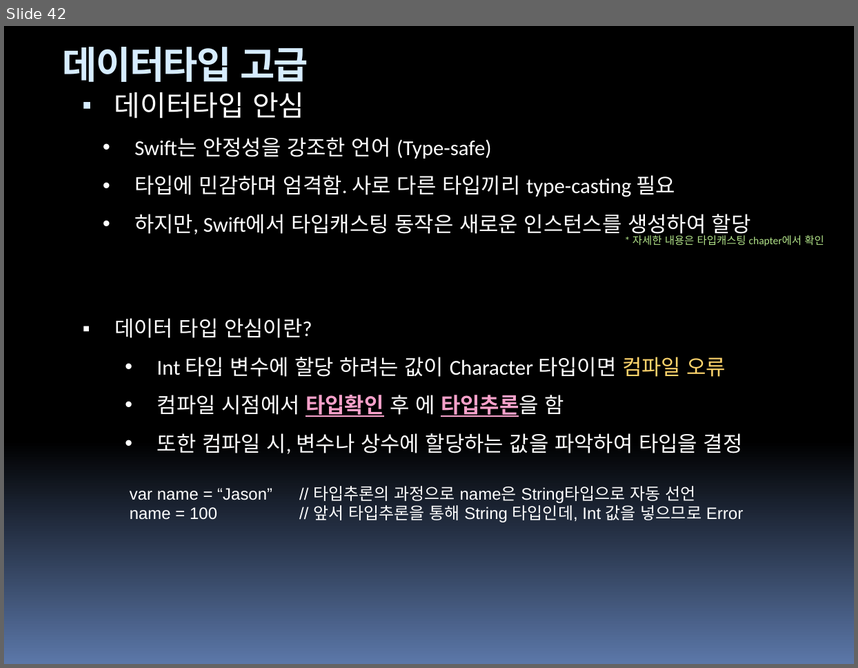
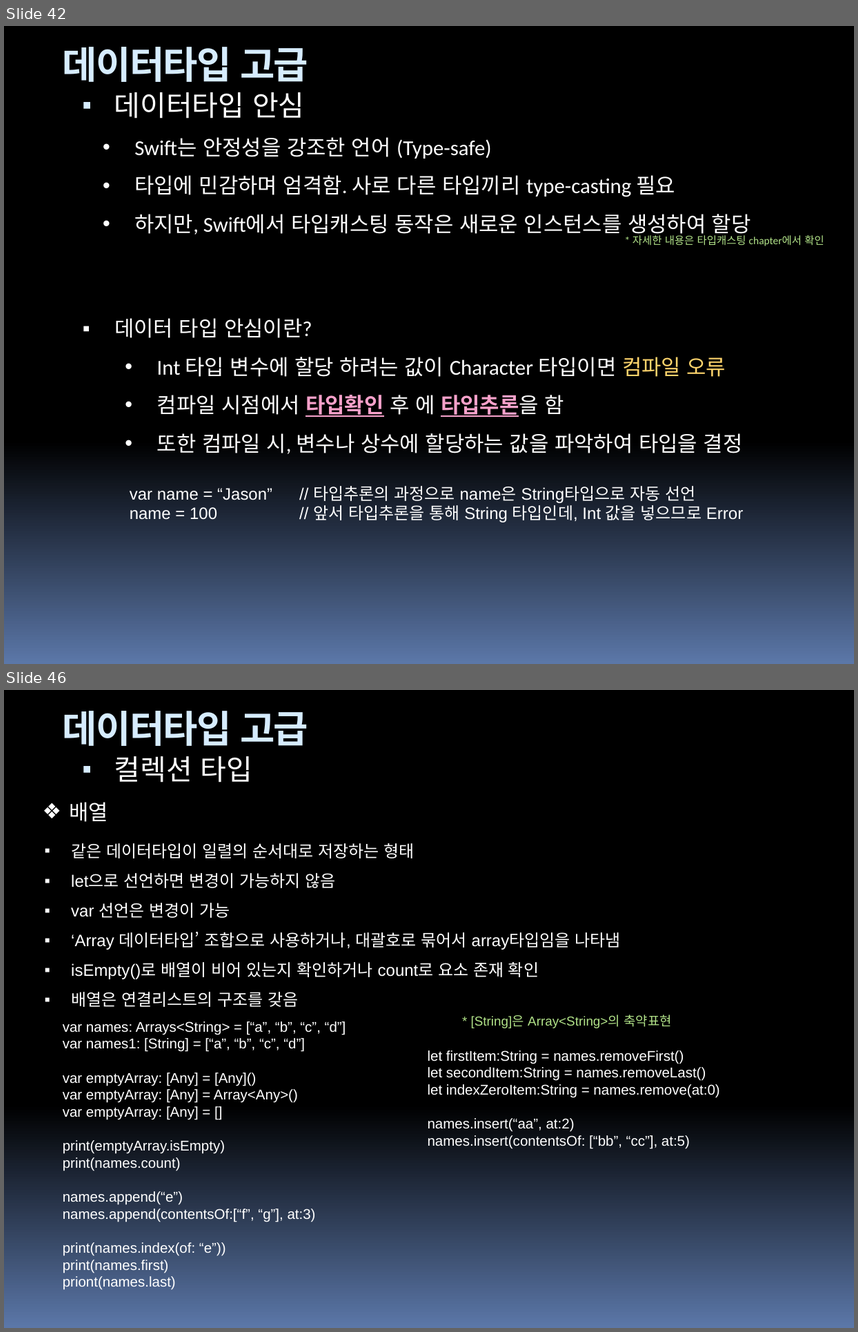
Before and after one commit to hounga13/helloSwift, a slide deck: Swift세미나자료.pptx. Shown one above the other, each under a label of ours: slide 42 before the commit, slides 42 and 46 after it; the slides between them are not shown. The pictures are 858x668 and 858x1332 pixels, drawn with LibreOffice and Linux fonts; fonts in the diff are those of the drawing. Boxes give left, top, right and bottom in pixels: in the first picture for what was removed or moved away, otherwise in the second. Text is boxed around its words. In the diff, an @@ line names an element or a change of style, - is before the commit and + after.

Commit message:
데이터형 고급

```diff
--- a/Swift세미나자료.pptx
+++ b/Swift세미나자료.pptx
@@ slide 46 added at <box>4,690,854,1328</box>, background gradient #000000 to #5B77A8 @@
@@ text added at <box>63,711,308,746</box>, 32 pt, text #D6ECFF, bold @@
+데이터타입 고급
@@ text added at <box>114,756,252,782</box>, 24 pt, text #FFFFFF @@
+▪ 컬렉션 타입
@@ text added at <box>69,802,108,822</box>, 18 pt, text #FFFFFF @@
+❖ 배열
@@ text added at <box>71,843,620,1007</box>, 14 pt, text #FFFFFF @@
+▪ 같은 데이터타입이 일렬의 순서대로 저장하는 형태
+▪ let으로 선언하면 변경이 가능하지 않음
+▪ var 선언은 변경이 가능
+▪ ‘Array 데이터타입’ 조합으로 사용하거나, 대괄호로 묶어서 array타입임을 나타냄
+▪ isEmpty()로 배열이 비어 있는지 확인하거나 count로 요소 존재 확인
+▪ 배열은 연결리스트의 구조를 갖음
@@ text added at <box>471,1014,671,1028</box>, 11 pt, text #B2E389 @@
+* [String]은 Array<String>의 축약표현
@@ text added at <box>63,1021,346,1290</box>, 12 pt, text #FFFFFF @@
+var names: Arrays<String> = [“a”, “b”, “c”, “d”]
+var names1: [String] = [“a”, “b”, “c”, “d”]
+var emptyArray: [Any] = [Any]()
+var emptyArray: [Any] = Array<Any>()
+var emptyArray: [Any] = []
+print(emptyArray.isEmpty)
+print(names.count)
+names.append(“e”)
+names.append(contentsOf:[“f”, “g”], at:3)
+print(names.index(of: “e”))
+print(names.first)
+priont(names.last)
@@ text added at <box>428,1050,720,1149</box>, 12 pt, text #FFFFFF @@
+let firstItem:String = names.removeFirst()
+let secondItem:String = names.removeLast()
+let indexZeroItem:String = names.remove(at:0)
+names.insert(“aa”, at:2)
+names.insert(contentsOf: [“bb”, “cc”], at:5)
```
Also in this commit, not shown: 3 slides changed, 6 other slides added.
